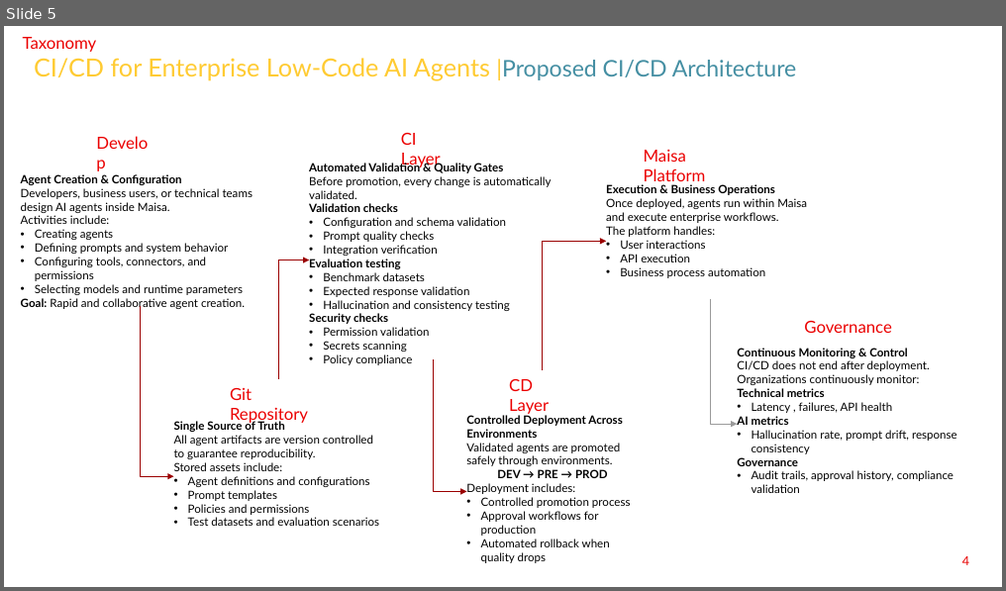
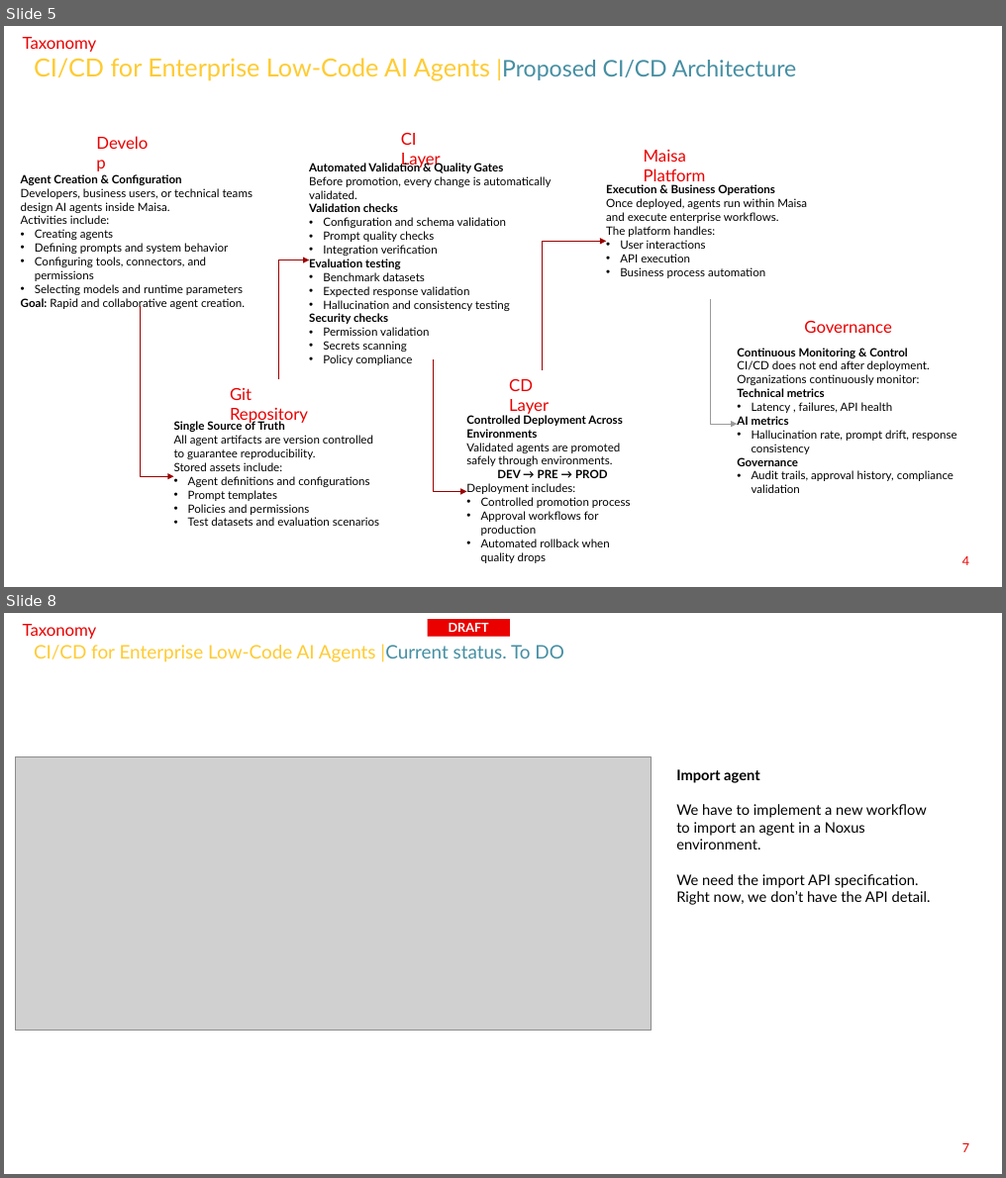
Before and after one commit to amanerog/template_santander_maisa, a slide deck: SAN - CICD.pptx. Shown one above the other, each under a label of ours: slide 5 before the commit, slides 5 and 8 after it; the slides between them are not shown. The pictures are 1006x591 and 1006x1178 pixels, drawn with LibreOffice and Linux fonts; fonts in the diff are those of the drawing; grey boxes stand for pictures; background and template pictures are left out. Boxes give left, top, right and bottom in pixels: in the first picture for what was removed or moved away, otherwise in the second. Text is boxed around its words. In the diff, an @@ line names an element or a change of style, - is before the commit and + after.

```diff
--- a/SAN - CICD.pptx
+++ b/SAN - CICD.pptx
@@ slide 8 added at (x1=4, y1=613, x2=1002, y2=1174), background #FFFFFF; not listed: 1 template element that a slide beside it also shows @@
@@ text added at (x1=23, y1=624, x2=97, y2=639), 16 pt, text #EB0000 @@
+Taxonomy
@@ rectangle added at (x1=428, y1=619, x2=510, y2=636), fill #EB0000, 12 pt, text #FFFFFF, bold @@
+DRAFT
@@ title added at (x1=34, y1=644, x2=563, y2=663), 18 pt, text #FFCB32 @@
+CI/CD for Enterprise Low-Code AI Agents |Current status. To DO
@@ picture added at (x1=15, y1=758, x2=651, y2=1031) @@
@@ text added at (x1=676, y1=769, x2=931, y2=905), 14 pt, text #000000 @@
+Import agent
+We have to implement a new workflow to import an agent in a Noxus environment.
+We need the import API specification. Right now, we don’t have the API detail.
```
Also in this commit, not shown: 1 other slide added.
